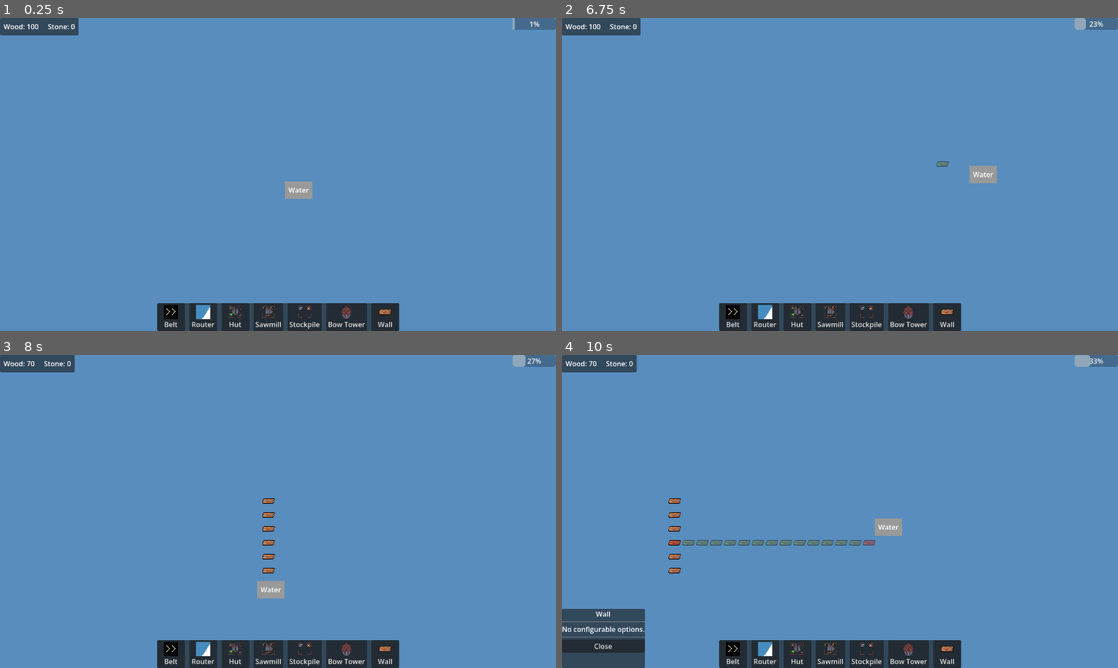
Above: before the commit, frames 1-4 (two rows, left to right).
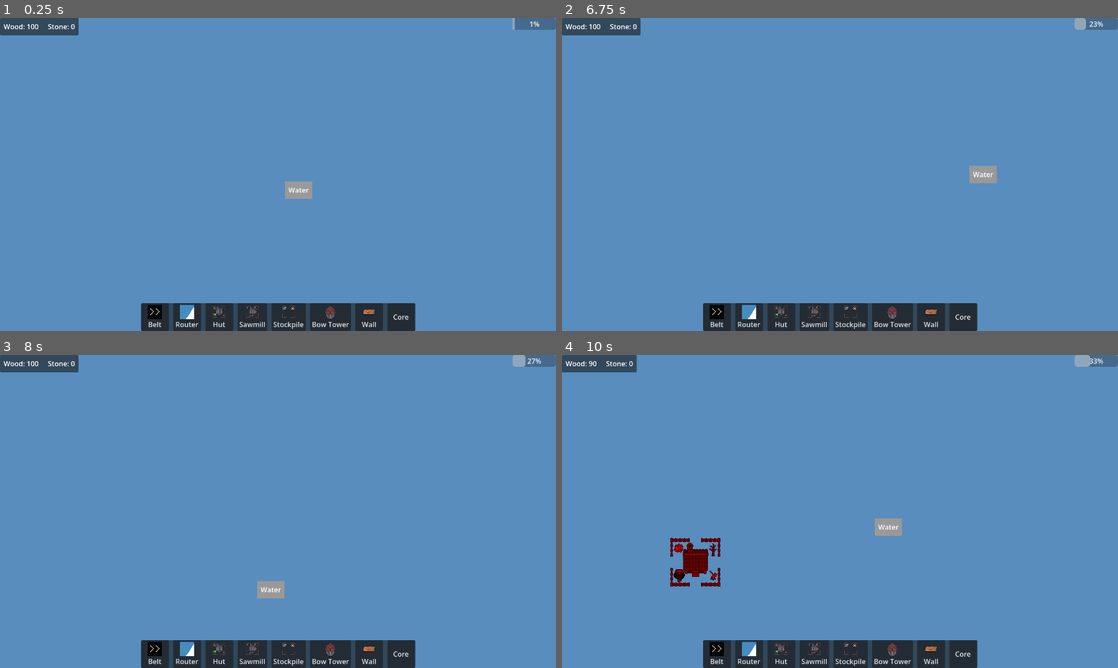
Above: after the commit, the same moments.

Repository: ColdTerror/Core-and-Conveyor
Game: Godot game, scene res://scenes/level.tscn
Same seed, same stepped clock (60 frames per second), same inputs: the game is played once before the commit and once after it. The engine's default icon, where the game draws it, is replaced by a stand-in: a white triangle on a blue panel in a dark square.
Inputs (mouse positions are in pixels of both pictures, inside the frame that each line leads up to):
- Up to frame 1 (0.25 s): no input
- Up to frame 2 (6.75 s): click (962, 318) at 0.5 s, where only the run after the commit has a clickable "Core"; click "Belt" at 1.25 s; click "Router" at 2 s; click "Hut" at 2.75 s; click "Sawmill" at 3.5 s; click "Stockpile" at 4.25 s; click "Bow Tower" at 5 s; click "Wall" at 5.75 s; tap Enter at 6.5 s; move the mouse to (962, 158) at 6.52 s; hold Right (ui_right) from 6.53 s (still down); hold Right mouse button (right_click) from 6.53 s (still down); click (962, 158) at 6.67 s
- Up to frame 3 (8 s): release Right (ui_right) at 7.25 s; release Right mouse button (right_click) at 7.25 s; drag from (272, 502) to (250, 574) at 7.27 s
- Up to frame 4 (10 s): move the mouse to (828, 514) at 8.02 s; hold Right (ui_right) 8.03-8.75 s; tap Backspace at 8.1 s; click (828, 514) at 8.17 s; drag from (678, 530) to (673, 464) at 8.77 s; tap Space at 9.5 s; drag from (673, 542) to (867, 511) at 9.52 s

The runs differ from the first frame. In frame 1, 2.3% of the frame differs, in the area x 25-75%, y 91-100%; in frame 2, 2.3%; in frame 3, 2.6%; in frame 4, 6.6%, in the area x 0-75%, y 2-100%.

Commit message:
added a core building scene that has a building/corruptuon range
need to integrate the building range next

Diff:
--- /dev/null
+++ b/scenes/buildings/core_building.tscn
@@ -0,0 +1,24 @@
+[gd_scene format=3 uid="uid://dstw12awamhw8"]
+
+[ext_resource type="Texture2D" uid="uid://r4ptpn5bnwmd" path="res://assets/Buildings.png" id="1_k8ouw"]
+[ext_resource type="Script" uid="uid://ddjje3xqg23qf" path="res://scripts/building/core_building.gd" id="1_pi15s"]
+
+[sub_resource type="RectangleShape2D" id="RectangleShape2D_pi15s"]
+size = Vector2(128, 128)
+
+[node name="CoreBuilding" type="Node2D" unique_id=57449287 groups=["PriorityTarget"]]
+script = ExtResource("1_pi15s")
+building_name = "Core"
+size = Vector2i(4, 4)
+
+[node name="Sprite2D" type="Sprite2D" parent="." unique_id=1787609219]
+modulate = Color(1, 0, 0, 1)
+self_modulate = Color(1, 0, 0, 1)
+texture = ExtResource("1_k8ouw")
+region_enabled = true
+region_rect = Rect2(128, 0, 128, 128)
+
+[node name="Area2D" type="Area2D" parent="." unique_id=660019089]
+
+[node name="CollisionShape2D" type="CollisionShape2D" parent="Area2D" unique_id=1024086814]
+shape = SubResource("RectangleShape2D_pi15s")
--- a/scenes/level.tscn
+++ b/scenes/level.tscn
@@ -25,6 +25,7 @@
 [ext_resource type="PackedScene" uid="uid://c0fjlwuepy3iy" path="res://scenes/buildings/wall.tscn" id="18_kih21"]
 [ext_resource type="PackedScene" uid="uid://dtgqlytnlxmmy" path="res://scenes/buildings/conveyer.tscn" id="19_gur6y"]
 [ext_resource type="PackedScene" uid="uid://bscvnmiqn3de6" path="res://scenes/buildings/router_building.tscn" id="20_2e2fo"]
+[ext_resource type="PackedScene" uid="uid://dstw12awamhw8" path="res://scenes/buildings/core_building.tscn" id="21_gur6y"]
 [ext_resource type="PackedScene" uid="uid://3nhjwgrvtktn" path="res://scenes/ui/game_ui.tscn" id="21_h6wmr"]
 [ext_resource type="PackedScene" uid="uid://dhwolugg4xg82" path="res://scenes/ui/building_menu.tscn" id="21_wu01b"]
 [ext_resource type="PackedScene" uid="uid://dwddqgu14pdbm" path="res://scenes/ui/hot_bar_ui.tscn" id="23_5k0ak"]
@@ -50,6 +51,7 @@
 wall_scene = ExtResource("18_kih21")
 conveyor_scene = ExtResource("19_gur6y")
 router_scene = ExtResource("20_2e2fo")
+core_scene = ExtResource("21_gur6y")
 projectile_scene = ExtResource("18_cmcjb")
 
 [node name="WaveManager" parent="." unique_id=2093612804 node_paths=PackedStringArray("level_ref", "corruption_layer", "enemy_popup") instance=ExtResource("32_2e2fo")]
--- a/scripts/Level.gd
+++ b/scripts/Level.gd
@@ -45,9 +45,10 @@
 @export var sawmill_scene: PackedScene
 @export var bow_tower_scene: PackedScene
 @export var wall_scene: PackedScene
-# --- NEW EXPORT ---
 @export var conveyor_scene: PackedScene
 @export var router_scene: PackedScene
+@export var core_scene: PackedScene
+
 # ------------------
 
 @export var projectile_scene: PackedScene
@@ -104,6 +105,8 @@
 	_add_building_to_bar("Stockpile", stockpile_scene)
 	_add_building_to_bar("Bow Tower", bow_tower_scene)
 	_add_building_to_bar("Wall", wall_scene)
+	_add_building_to_bar("Core", core_scene)
+
 
 func _add_building_to_bar(name: String, packed_scene: PackedScene):
 	if not packed_scene: return
--- /dev/null
+++ b/scripts/building/core_building.gd
@@ -0,0 +1,64 @@
+extends Building
+class_name CoreBuilding
+
+@export_group("Core Settings")
+@export var build_radius: int = 15        # How far out the player can build
+@export var safe_radius: int = 20         # How far out corruption is pushed back
+
+# Visuals
+var show_radii := false:
+	set(value):
+		show_radii = value
+		queue_redraw()
+
+func _ready():
+	super()
+
+	# Add to a group so enemies and managers can easily find it
+	#add_to_group("Core")
+	#add_to_group("PriorityTarget")
+
+# --- DRAWING THE RANGES (Debug / Placement) ---
+func _draw():
+	if not show_radii: return
+
+	var tile_size = 32.0 # Assuming TILE_SIZE is 32
+	var center_pos = Vector2.ZERO # Local center
+
+	# Draw Build Radius (Green)
+	draw_arc(center_pos, build_radius * tile_size, 0, TAU, 64, Color(0.2, 1.0, 0.2, 0.5), 2.0)
+
+	# Draw Safe Zone / Corruption Resistance (Blue)
+	draw_arc(center_pos, safe_radius * tile_size, 0, TAU, 64, Color(0.2, 0.5, 1.0, 0.3), 2.0)
+
+# --- VISIBILITY OVERRIDES ---
+func set_ghost(enabled: bool):
+	super.set_ghost(enabled)
+	show_radii = enabled
+
+func _on_mouse_entered():
+	super._on_mouse_entered()
+	show_radii = true
+
+func _on_mouse_exited():
+	super._on_mouse_exited()
+	show_radii = false
+
+# --- GAME OVER LOGIC ---
+func take_damage(amount: int):
+	# Override the base take_damage to add Game Over logic
+	health -= amount
+
+	# Optional: Flash red or play an alarm sound here!
+
+	if health <= 0:
+		_trigger_game_over()
+
+func _trigger_game_over():
+	print("CORE DESTROYED! GAME OVER!")
+
+	# You can emit a global signal here, or call a GameManager.
+	# For now, we will pause the tree to stop the action.
+	get_tree().paused = true
+
+	# TODO: Show Game Over UI Screen
Not shown, added: scripts/building/core_building.gd.uid
Not shown, changed: kanban_tasks_data.kanban
